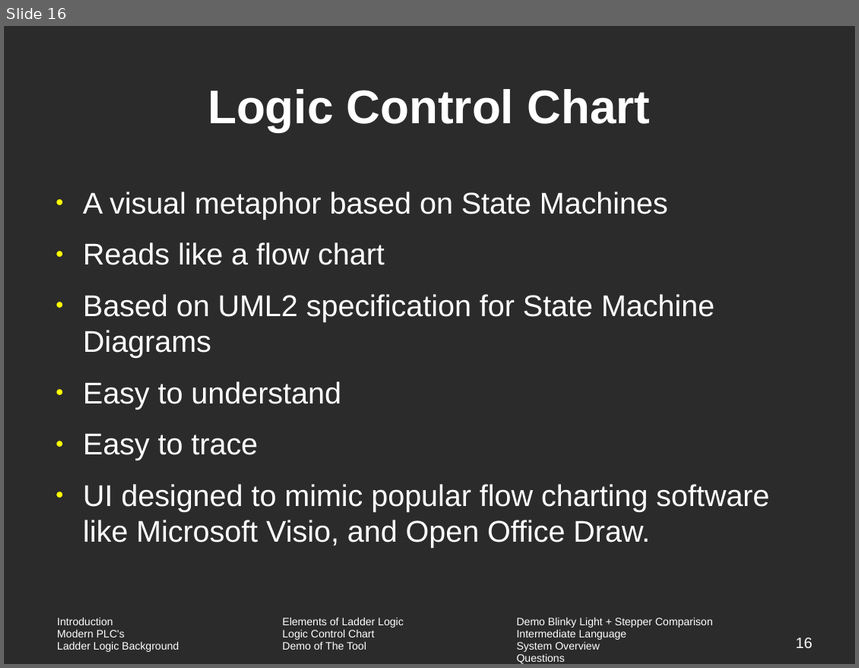
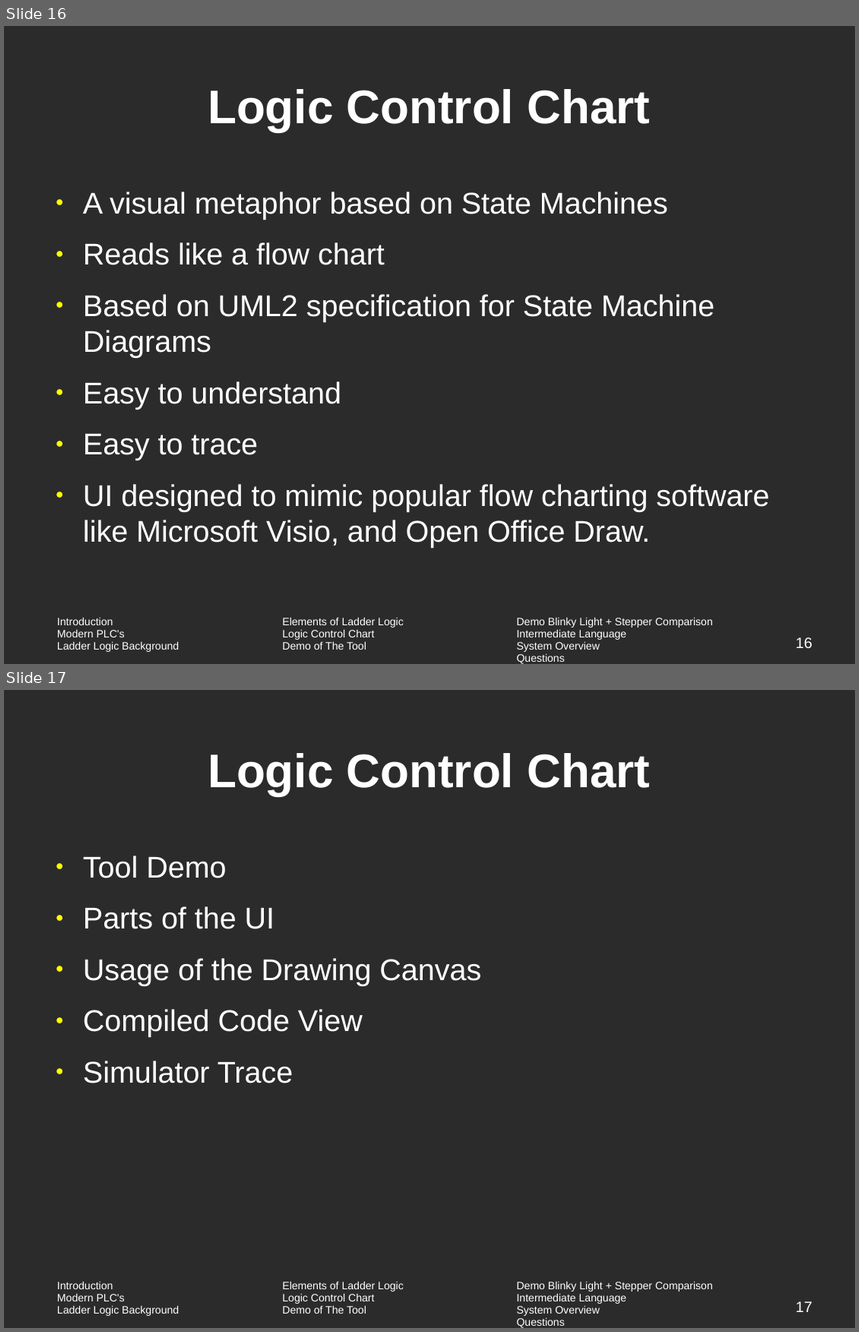
Before and after one commit to vortex-5/plcthesis, a slide deck: presentation/defense.odp. Shown one above the other, each under a label of ours: slide 16 before the commit, slides 16 and 17 after it. The pictures are 859x668 and 859x1332 pixels, drawn with LibreOffice and Linux fonts; fonts in the diff are those of the drawing; background and template pictures are left out; a plain dark background stands for a picture behind light text. Boxes give left, top, right and bottom in pixels: in the first picture for what was removed or moved away, otherwise in the second. Text is boxed around its words. In the diff, an @@ line names an element or a change of style, - is before the commit and + after.

```diff
--- a/presentation/defense.odp
+++ b/presentation/defense.odp
@@ slide 17 added at box(4, 690, 855, 1328), background picture (left out); not listed: 1 template element that a slide beside it also shows @@
@@ title added at box(208, 753, 650, 796), 44 pt, text #FFFFFF, bold @@
+Logic Control Chart
@@ text added at box(83, 856, 481, 1084), 28 pt, text #FFFFFF @@
+● Tool Demo
+● Parts of the UI
+● Usage of the Drawing Canvas
+● Compiled Code View
+● Simulator Trace
@@ page number added at box(796, 1302, 813, 1312), 14 pt, text #FFFFFF @@
+17
```
Also in this commit, not shown: 8 other slides added.
